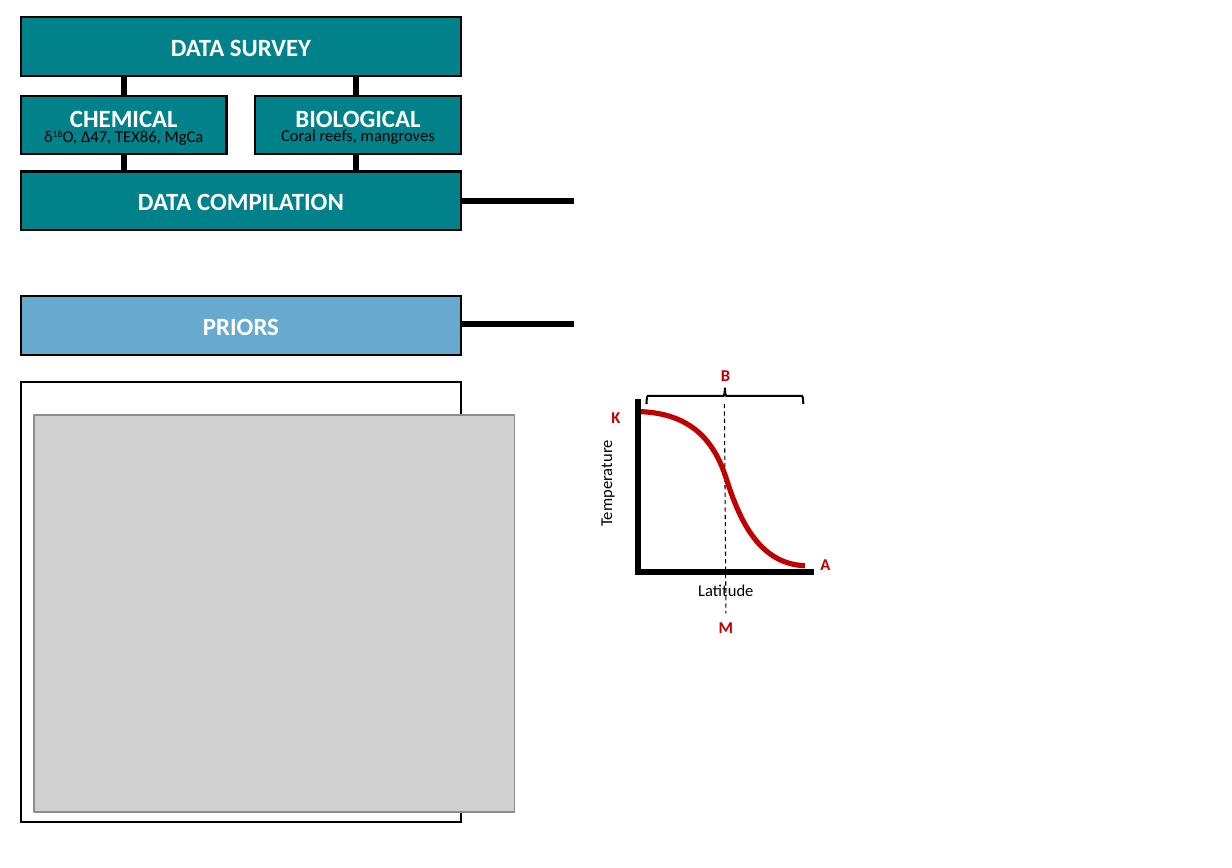
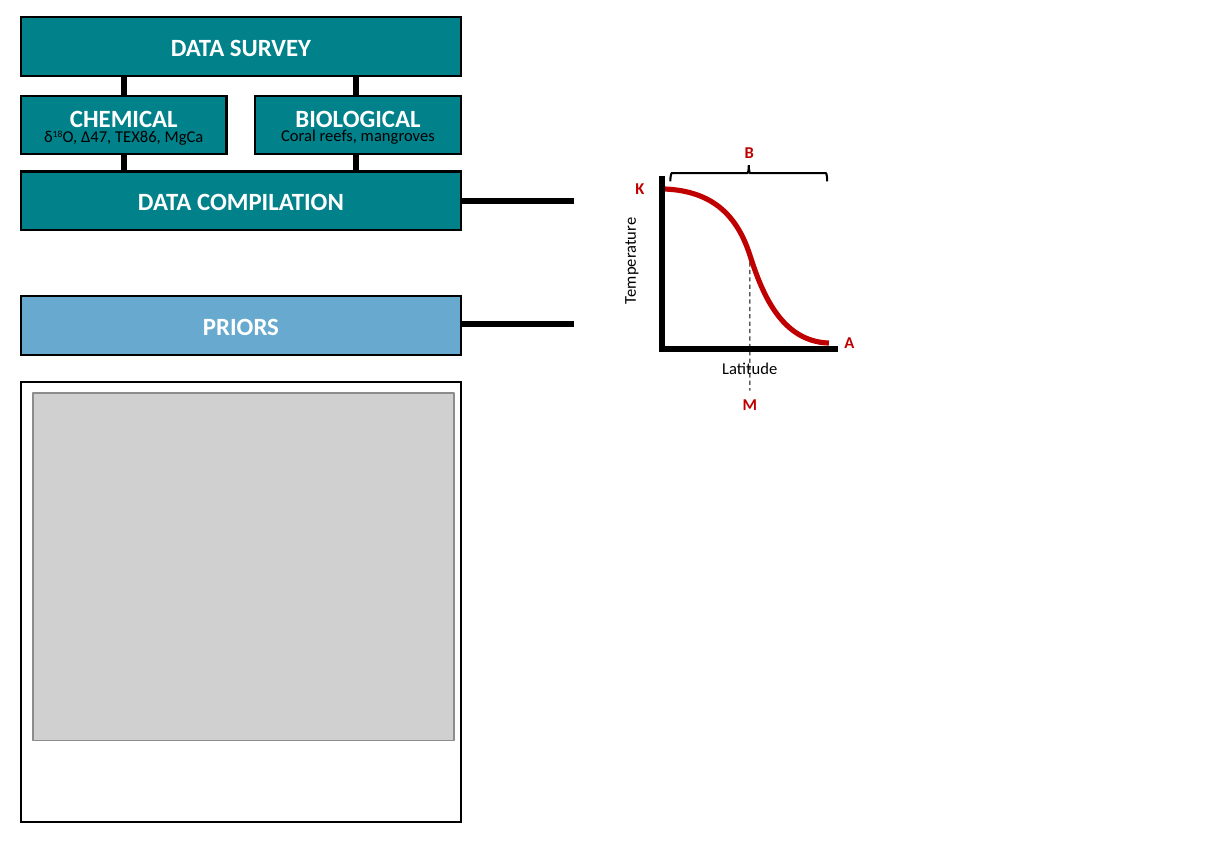
Before and after one commit to KEichenseer/PalaeoClimateGradient, a slide deck: slide 1 of figures/fig_2.pptx. Drawn at 1232x868 pixels with LibreOffice and Linux fonts; fonts in the diff are those of the drawing; grey boxes stand for pictures; background and template pictures are left out. Boxes give left, top, right and bottom in pixels: in the first picture for what was removed or moved away, otherwise in the second. Text is boxed around its words. In the diff, an @@ line names an element or a change of style, - is before the commit and + after.

```diff
--- a/figures/fig_2.pptx
+++ b/figures/fig_2.pptx
@@ text "K": place and size @@
-text "K" at <box>611,412,620,423</box>
+text "K" at <box>635,183,644,194</box>
@@ 2 texts, 2 lines: place and size @@
-2 texts, 2 lines at <box>596,399,813,601</box>
+2 texts, 2 lines at <box>620,176,837,378</box>
@@ 3 texts, 1 freeform shape, 1 left brace: place and size @@
-3 texts, 1 freeform shape, 1 left brace at <box>641,370,830,633</box>
+3 texts, 1 freeform shape, 1 left brace at <box>664,147,854,410</box>
@@ line moved from (724, 404) - (725, 614) to (749, 255) - (749, 390) @@
@@ picture: place and size @@
-picture at <box>34,414,515,812</box>
+picture at <box>33,393,453,740</box>
```
Also in this commit, not shown: 5 other files.
